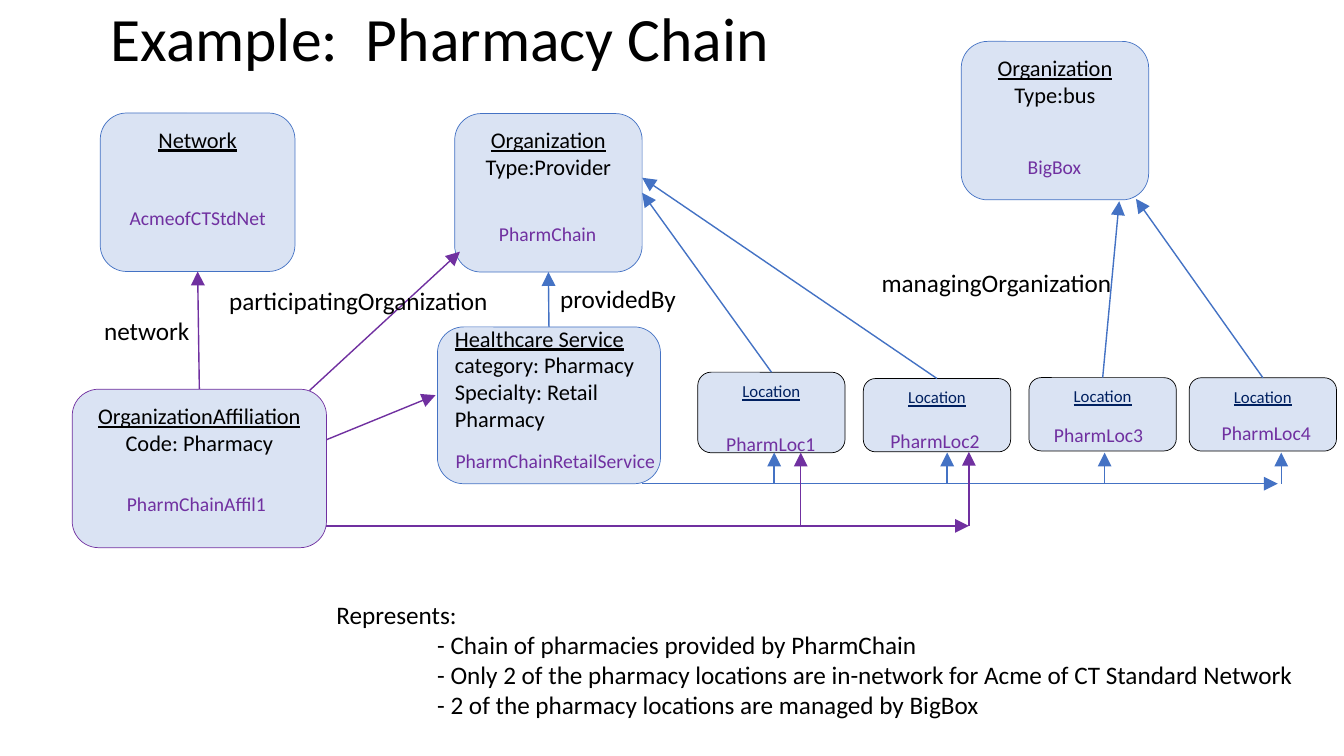
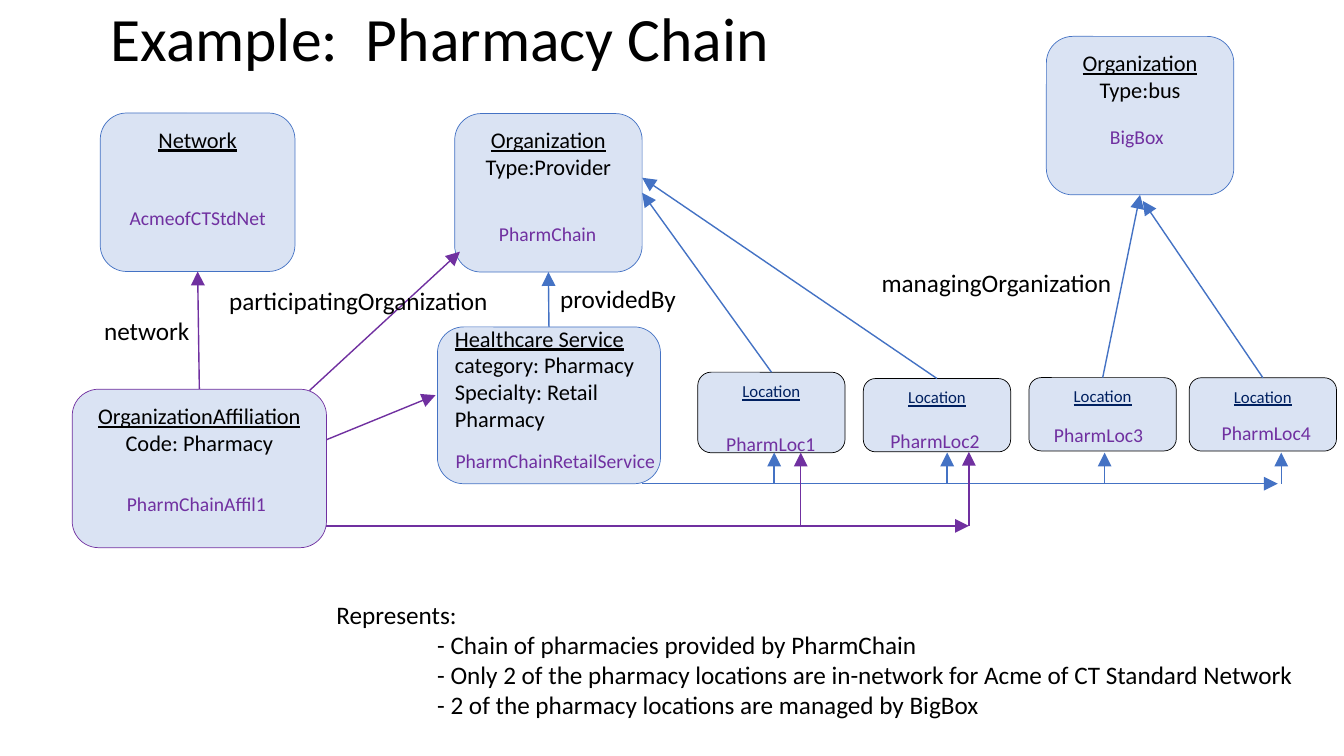
Before and after one commit to HL7/davinci-pdex-plan-net, a slide deck: slide 7 of fsh/ig-data/input/images/patterns.pptx. Drawn at 1344x756 pixels with LibreOffice and Linux fonts; fonts in the diff are those of the drawing. Boxes give left, top, right and bottom in pixels: in the first picture for what was removed or moved away, otherwise in the second. Text is boxed around its words. In the diff, an @@ line names an element or a change of style, - is before the commit and + after.

```diff
--- a/fsh/ig-data/input/images/patterns.pptx
+++ b/fsh/ig-data/input/images/patterns.pptx
@@ rounded rectangle "Organization Type:bus": place and size @@
-rounded rectangle "Organization Type:bus" at (962,41,1149,200)
+rounded rectangle "Organization Type:bus" at (1047,36,1234,195)
@@ text "BigBox": place and size @@
-text "BigBox" at (1028,160,1082,178)
+text "BigBox" at (1110,130,1164,148)
@@ arrow moved from (1103, 378) - (1119, 202) to (1103, 378) - (1140, 195) @@
@@ arrow moved from (1263, 378) - (1136, 199) to (1263, 378) - (1143, 201) @@
```
Also in this commit, not shown: 3 other slides changed, 3 other files.
